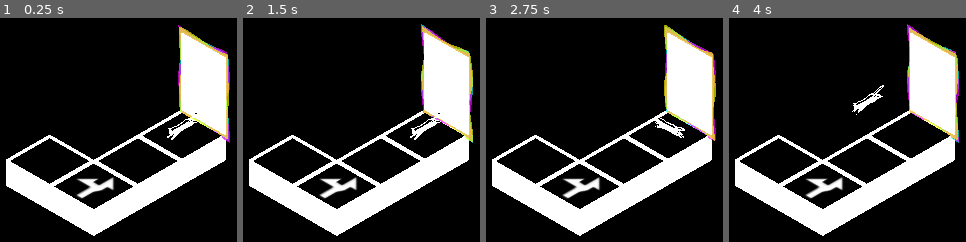
Above: before the commit, frames 1-4 (left to right).
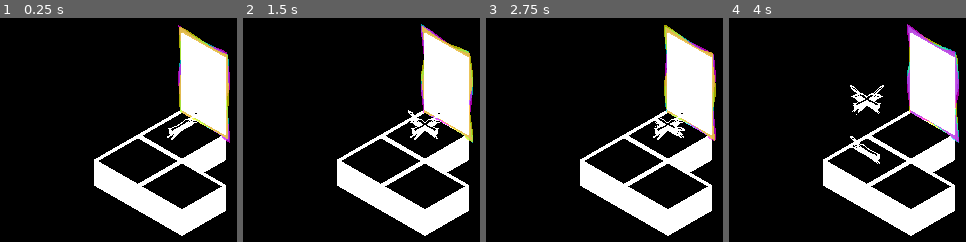
Above: after the commit, the same moments.

Repository: Th1nkK1D/untitled-cat-game
Game: Godot game, scene res://Levels/Lvl0.tscn
The game is run twice, just before and just after one commit, with the same random seed, the same clock (stepped at 60 frames per second) and the same inputs.
Inputs:
- Up to frame 1 (0.25 s): no input
- Up to frame 2 (1.5 s): tap Enter (ui_accept) at 0.5, 1.35 s; hold Right (ui_right) 0.53-1.28 s; hold Enter (ui_accept) 0.53-1.28 s; hold Left (ui_left) from 1.28 s (still down)
- Up to frame 3 (2.75 s): tap Enter (ui_accept) at 1.52, 1.82, 2 s; release Left (ui_left) at 2.03 s; hold Right (ui_right) from 2.03 s (still down); hold Enter (ui_accept) from 2.03 s (still down)
- Up to frame 4 (4 s): release Right (ui_right) at 2.78 s; release Enter (ui_accept) at 2.78 s; hold Up (ui_up) 2.78-3.53 s; tap Enter (ui_accept) at 2.85, 3.02, 3.32 s; hold Left (ui_left) from 3.53 s (still down); hold Enter (ui_accept) from 3.53 s (still down)

The runs differ from the first frame. In frame 1, 14% of the frame differs, in the area x 2-96%, y 52-98%; in frame 2, 15%; in frame 3, 15%; in frame 4, 16%, in the area x 2-97%, y 4-98%.

Commit message:
implement basic cat cloning and turning

Diff:
--- a/Actors/Player.gd
+++ b/Actors/Cat.gd
@@ -44,3 +44,9 @@
 
 func turn_right():
 	player_direction = posmod(player_direction - 1, 4)
+
+func clone():
+	var new_cat = duplicate()
+	new_cat.player_position = player_position
+	new_cat.player_direction = player_direction
+	return new_cat
--- a/Actors/Player.tscn
+++ b/Actors/Cat.tscn
@@ -1,17 +1,18 @@
 [gd_scene load_steps=4 format=2]
 
 [ext_resource path="res://Objects/CatByOras.tscn" type="PackedScene" id=1]
-[ext_resource path="res://Actors/Player.gd" type="Script" id=2]
+[ext_resource path="res://Actors/Cat.gd" type="Script" id=2]
 
 [sub_resource type="CapsuleShape" id=1]
 radius = 0.0677542
 height = 0.340492
 
-[node name="Player" type="KinematicBody"]
+[node name="Cat" type="KinematicBody"]
 script = ExtResource( 2 )
 
 [node name="CollisionShape" type="CollisionShape" parent="."]
-transform = Transform( -1.62921e-07, 0, 1, 0, 1, 0, -1, 0, -1.62921e-07, 0.0269573, 0.107, 0 )
+transform = Transform( 1, 0, 0, 0, 1, 0, 0, 0, 1, 0.0269573, 0.159157, 0.0391305 )
 shape = SubResource( 1 )
 
 [node name="CatByOras" parent="." instance=ExtResource( 1 )]
+transform = Transform( -3.25841e-07, 0, -2, 0, 2, 0, 2, 0, -3.25841e-07, 0, 0, 0 )
--- /dev/null
+++ b/Actors/CatsController.gd
@@ -0,0 +1,17 @@
+extends Spatial
+
+
+const CatScene = preload('res://Actors/Cat.tscn')
+onready var cats = $Cats
+
+func _ready():
+	cats.add_child(CatScene.instance())
+
+func _input(event):
+	if event.is_action_pressed("ui_accept"):
+		clone_and_turn_left(0)
+
+func clone_and_turn_left(idx):
+	var cloned_cat = cats.get_child(idx).clone()
+	cloned_cat.turn_left()
+	cats.add_child(cloned_cat)
--- /dev/null
+++ b/Actors/CatsController.tscn
@@ -0,0 +1,8 @@
+[gd_scene load_steps=2 format=2]
+
+[ext_resource path="res://Actors/CatsController.gd" type="Script" id=1]
+
+[node name="CatsController" type="Spatial"]
+script = ExtResource( 1 )
+
+[node name="Cats" type="Spatial" parent="."]
--- a/Levels/Lvl0.tscn
+++ b/Levels/Lvl0.tscn
@@ -1,9 +1,8 @@
-[gd_scene load_steps=5 format=2]
+[gd_scene load_steps=4 format=2]
 
 [ext_resource path="res://Objects/Tile.tscn" type="PackedScene" id=1]
 [ext_resource path="res://Objects/ExitDoor.tscn" type="PackedScene" id=2]
-[ext_resource path="res://Actors/Player.tscn" type="PackedScene" id=3]
-[ext_resource path="res://Objects/SplitTile.tscn" type="PackedScene" id=4]
+[ext_resource path="res://Actors/CatsController.tscn" type="PackedScene" id=3]
 
 [node name="Lvl0" type="Spatial"]
 
@@ -22,10 +21,6 @@
 transform = Transform( 1, 0, 0, 0, 1, 0, 0, 0, 1, 0, 0, 2 )
 
 [node name="Tile3" parent="." instance=ExtResource( 1 )]
-transform = Transform( 1, 0, 0, 0, 1, 0, 0, 0, 1, -2, 0, 4 )
+transform = Transform( 1, 0, 0, 0, 1, 0, 0, 0, 1, 2, 0, 2 )
 
-[node name="Tile4" parent="." instance=ExtResource( 4 )]
-transform = Transform( 1, 0, 0, 0, 1, 0, 0, 0, 1, 0, 0, 4 )
-
-[node name="Player" parent="." instance=ExtResource( 3 )]
-transform = Transform( 2, 0, 0, 0, 2, 0, 0, 0, 2, 0, 0, 0 )
+[node name="CatsController" parent="." instance=ExtResource( 3 )]
